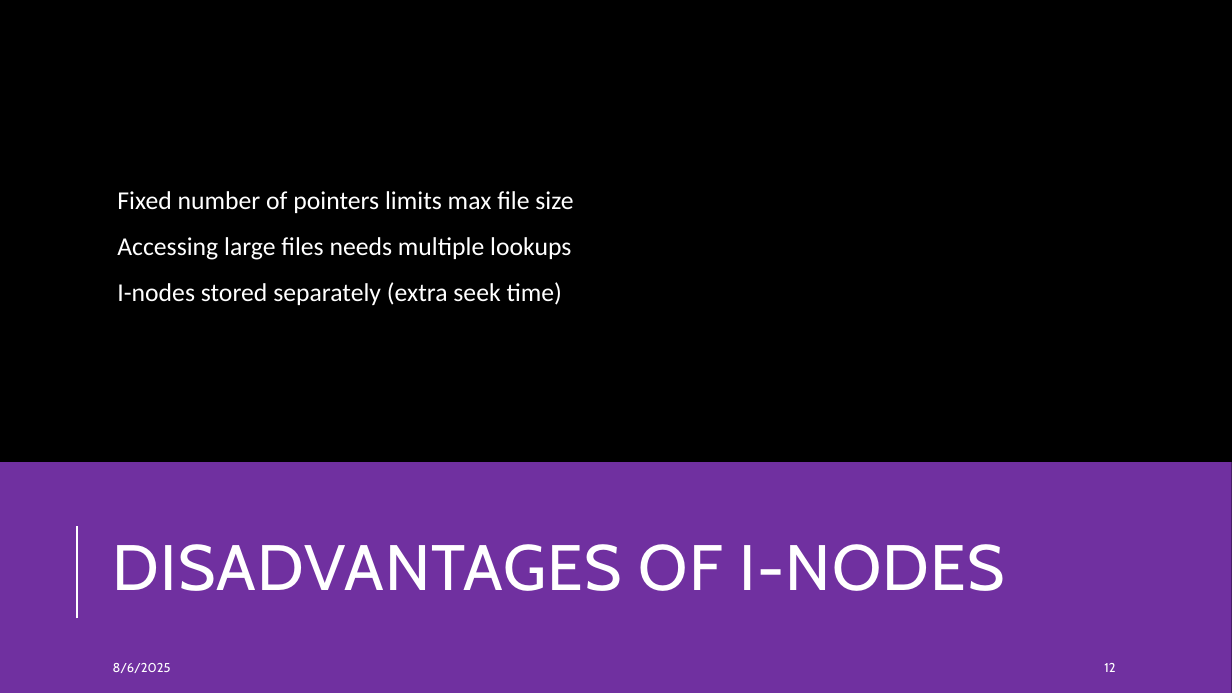
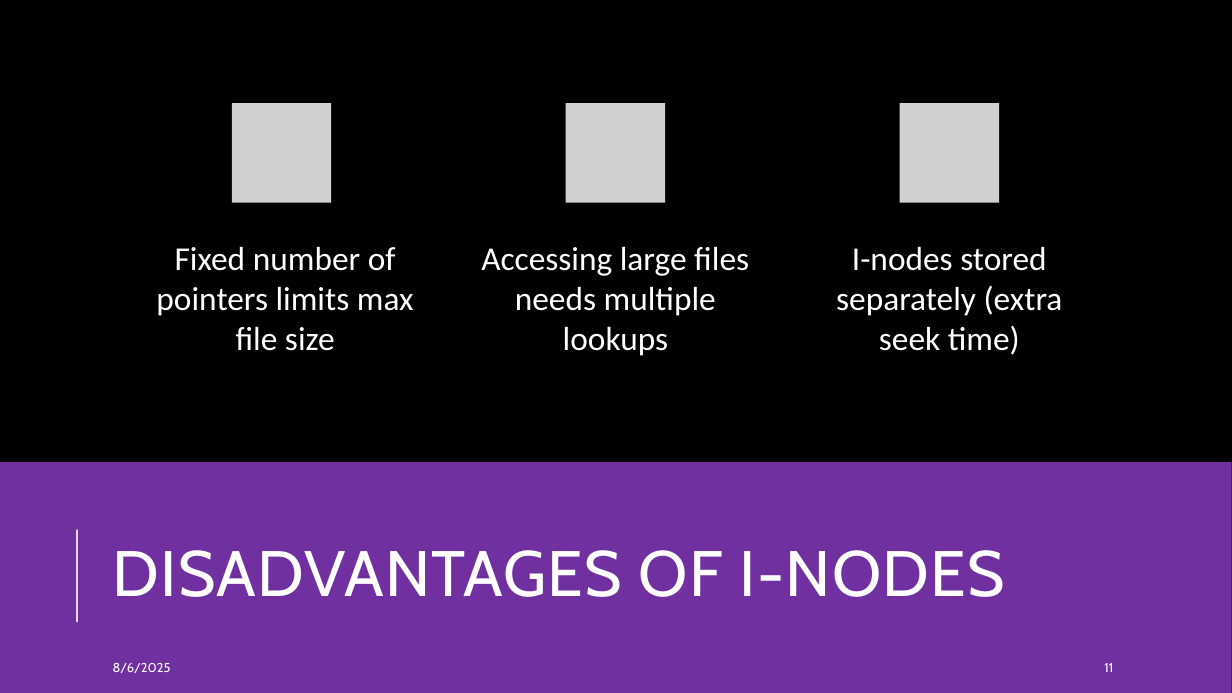
Before and after one commit to AyuTUL/IV, a slide deck: slide 11 of OS/Linked-List Allocation Using a Table in Memory.pptx (slide 12 before the commit). Drawn at 1232x693 pixels with LibreOffice and Linux fonts; fonts in the diff are those of the drawing; grey boxes stand for pictures. Boxes give left, top, right and bottom in pixels: in the first picture for what was removed or moved away, otherwise in the second. Text is boxed around its words. In the diff, an @@ line names an element or a change of style, - is before the commit and + after.

```diff
--- a/OS/Linked-List Allocation Using a Table in Memory.pptx
+++ b/OS/Linked-List Allocation Using a Table in Memory.pptx
@@ text removed at box(117, 191, 573, 305) @@
-  Fixed number of pointers limits max file size
-  Accessing large files needs multiple lookups
-  I-nodes stored separately (extra seek time)
@@ group added at box(156, 67, 1063, 356): 3 ellipses, 3 pictures, 3 texts @@
+Fixed number of pointers limits max file size
+Accessing large files needs multiple lookups
+I-nodes stored separately (extra seek time)
@@ title "DISADVANTAGES OF I-NODES": place and size @@
-title "DISADVANTAGES OF I-NODES" at box(113, 544, 1005, 591)
+title "DISADVANTAGES OF I-NODES" at box(113, 550, 1005, 597)
@@ line moved from (77, 618) - (77, 526) to (77, 622) - (77, 530) @@
@@ page number at box(1104, 663, 1113, 672): text changed @@
-12
+11
```
Also in this commit, not shown: 10 other slides changed, 1 slide removed.
